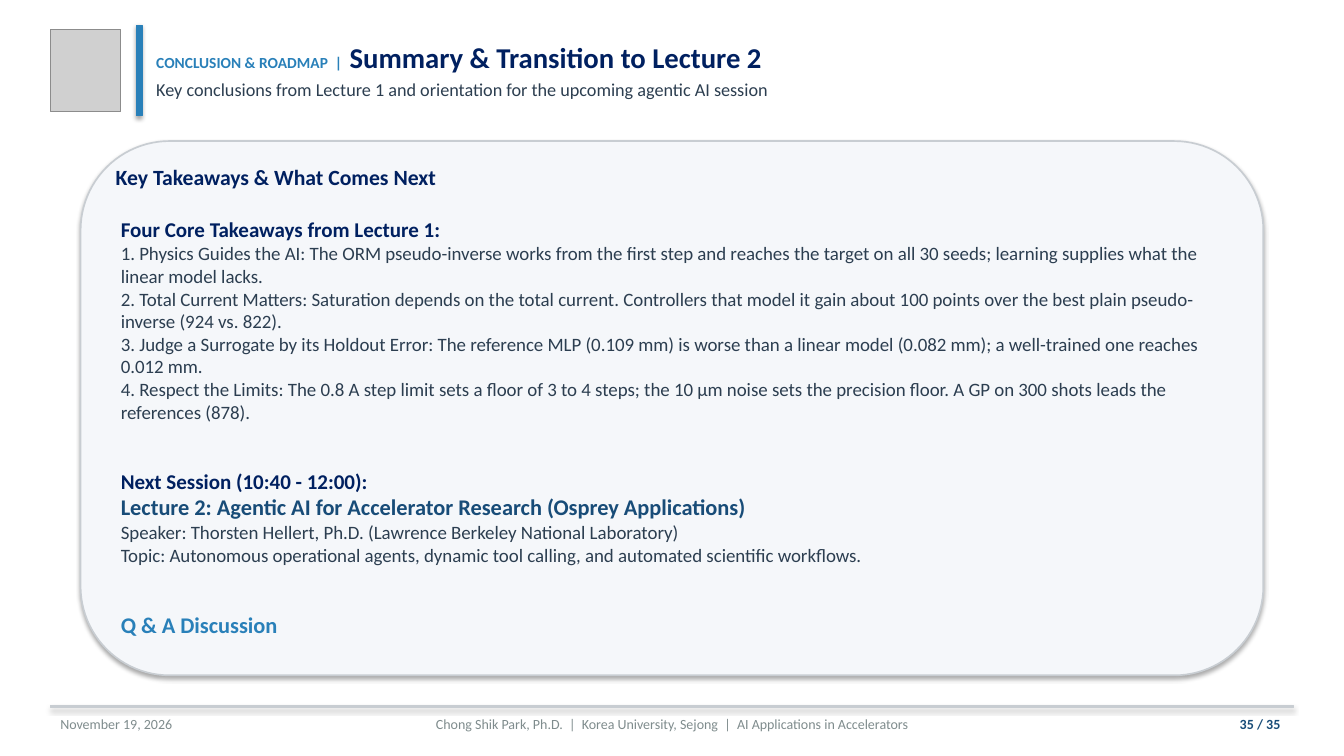
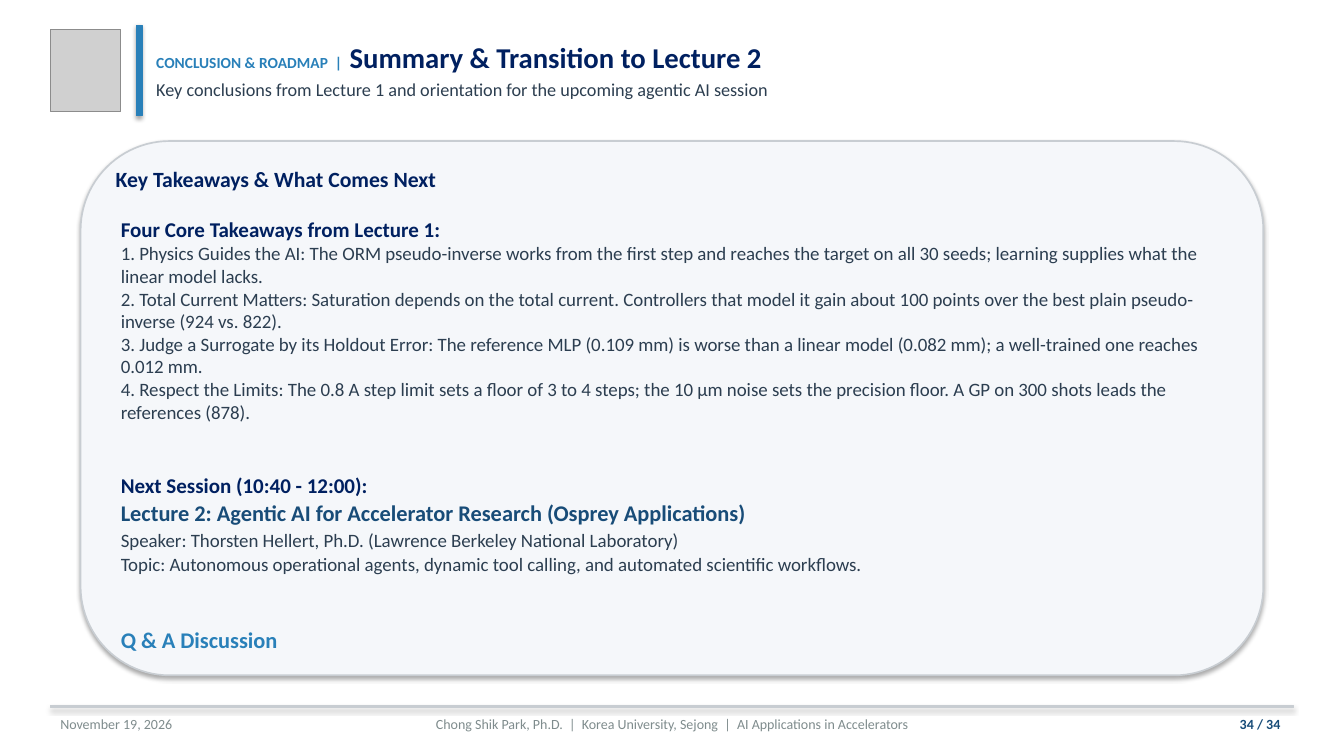
Before and after one commit to cspark7701/ai4acc-mini-hackathon, a slide deck: slide 34 of presentations/Lecture_1_AI_ML_Foundations_and_Control_Slides.pptx (slide 35 before the commit). Drawn at 1344x756 pixels with LibreOffice and Linux fonts; fonts in the diff are those of the drawing; grey boxes stand for pictures. Boxes give left, top, right and bottom in pixels: in the first picture for what was removed or moved away, otherwise in the second. Text is boxed around its words. In the diff, an @@ line names an element or a change of style, - is before the commit and + after.

```diff
--- a/presentations/Lecture_1_AI_ML_Foundations_and_Control_Slides.pptx
+++ b/presentations/Lecture_1_AI_ML_Foundations_and_Control_Slides.pptx
@@ text "Key Takeaways & What Comes ..." at (116, 171, 436, 191): line spacing 1 to 1.08 @@
@@ text "Four Core Takeaways from Lecture ..." at (121, 222, 1198, 651): line spacing 1 to 1.08 @@
@@ text at (1240, 720, 1280, 729): text changed @@
-35 / 35
+34 / 34
```
Also in this commit, not shown: 33 other slides changed, 1 slide removed, 8 other files.
